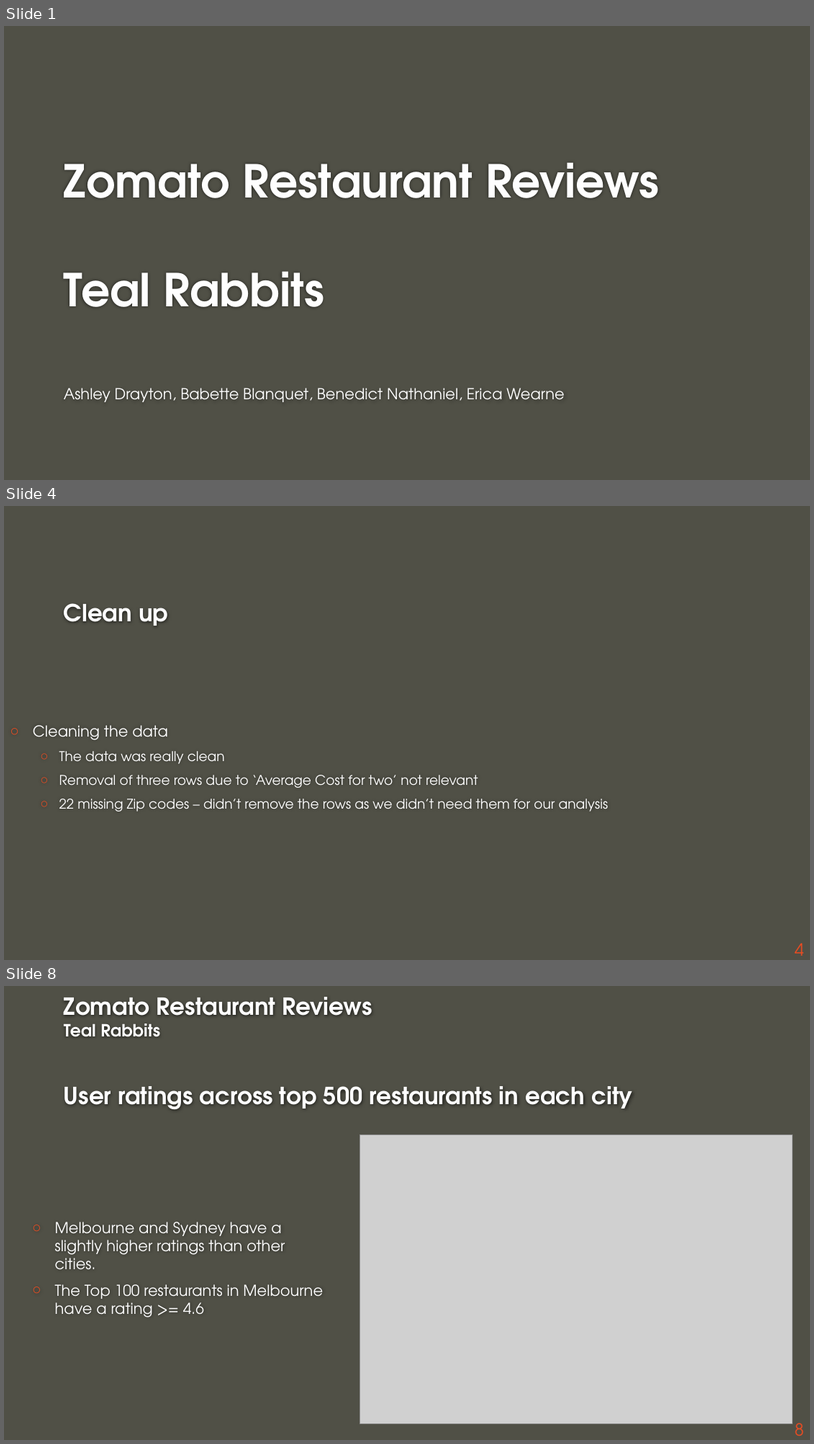
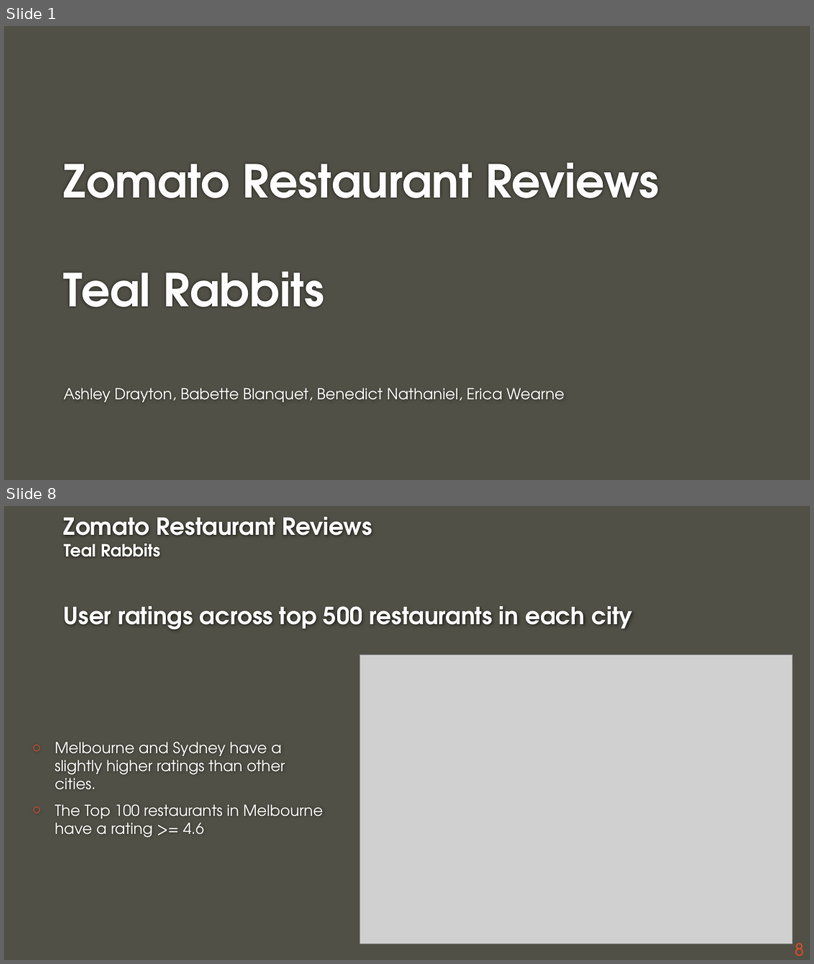
Before and after one commit to ashdrayton/Zomato-Restaurants-Reviews, a slide deck: Final notebooks/Zomato_Presentation_EW_20200712.pptx. Shown one above the other, each under a label of ours: slides 1, 4 and 8 before the commit, slides 1 and 8 after it; the slides between them are not shown. The pictures are 814x1444 and 814x964 pixels, drawn with LibreOffice and Linux fonts; fonts in the diff are those of the drawing; grey boxes stand for pictures; background and template pictures are left out. Boxes give left, top, right and bottom in pixels: in the first picture for what was removed or moved away, otherwise in the second. Text is boxed around its words. In the diff, an @@ line names an element or a change of style, - is before the commit and + after.

```diff
--- a/Final notebooks/Zomato_Presentation_EW_20200712.pptx
+++ b/Final notebooks/Zomato_Presentation_EW_20200712.pptx
@@ slide 4 removed at [4,506,810,960], background #505046 @@
@@ title removed at [64,603,168,626] @@
-Clean up
@@ text removed at [33,725,609,811] @@
-○ Cleaning the data
-  ○ The data was really clean
-  ○ Removal of three rows due to ‘Average Cost for two’ not relevant
-  ○ 22 missing Zip codes – didn’t remove the rows as we didn’t need them for our analysis
@@ page number removed at [795,943,805,955] @@
-4
```
Also in this commit, not shown: 7 slides changed, 4 slides added, 2 other slides removed, 5 other files.
